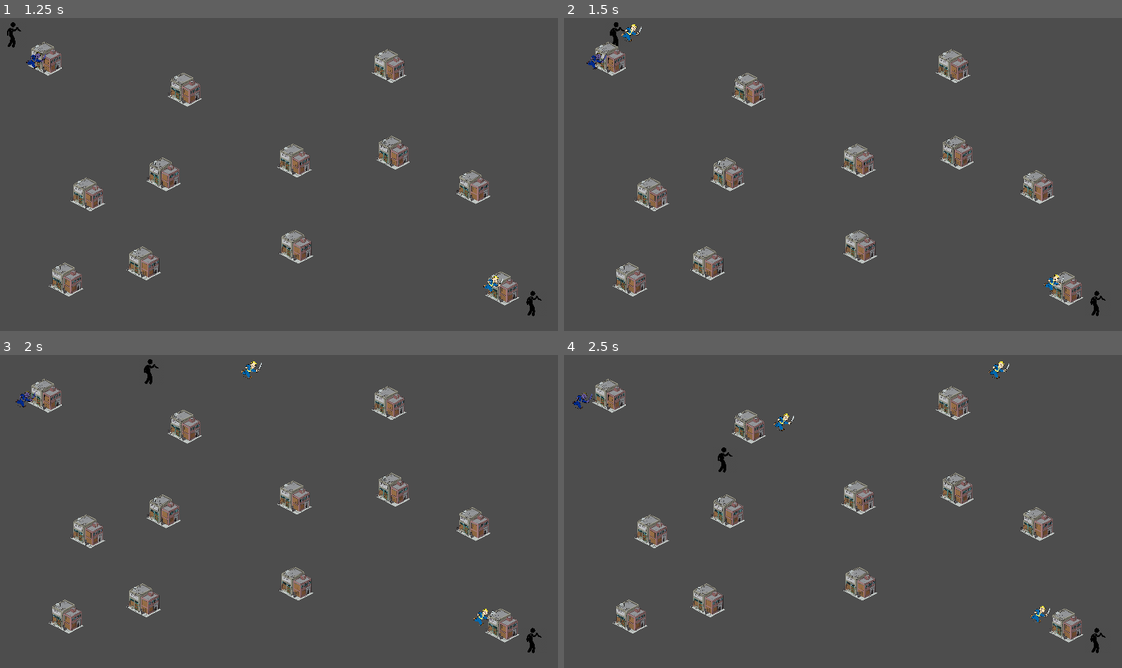
Above: before the commit, frames 1-4 (two rows, left to right).
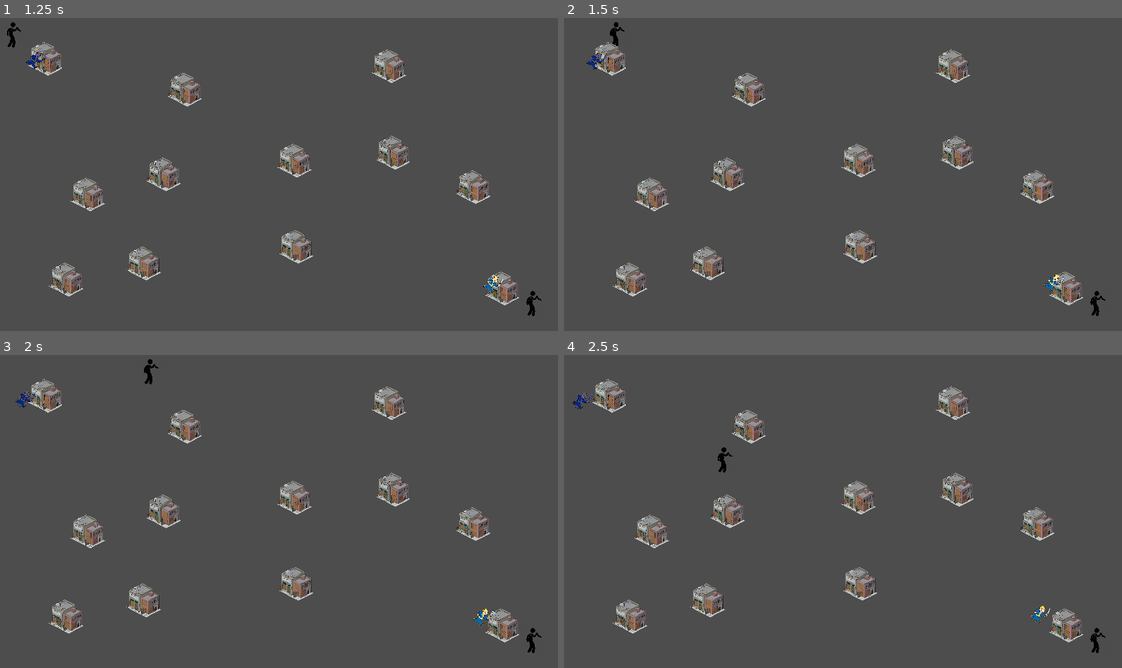
Above: after the commit, the same moments.

Repository: Alfenstein8/createjam
Game: Godot game, scene res://scenes/main_menu.tscn
Two runs of this game, one before a commit and one after it. Both use one fixed random seed, a clock stepped at 60 frames per second and the inputs below.
Inputs:
- Up to frame 1 (1.25 s): click "GANG" at 0.5 s
- Up to frame 2 (1.5 s): hold D (p1_right) from 1.28 s (still down); tap R (p1_shoot) at 1.35 s
- Up to frame 3 (2 s): keep holding D (p1_right); tap . (p2_shoot) at 1.55 s
- Up to frame 4 (2.5 s): release D (p1_right) at 2.03 s; hold S (p1_down) from 2.03 s (still down); tap . (p2_shoot) at 2.1 s; tap R (p1_shoot) at 2.3 s

Frame 1 is identical in both runs. In frame 2, less than 0.1% of the frame differs, in the area x 10-14%, y 2-8%; in frame 3, less than 0.1%; in frame 4, 0.2%, in the area x 37-80%, y 2-25%.

Commit message:
Added gangmembers as ammo for shooting in player script

Diff:
--- a/Scripts/gangmember.gd
+++ b/Scripts/gangmember.gd
@@ -33,7 +33,7 @@
 		mv_state.RUN:
 			move(position+run_dir,run_speed,delta)
 		mv_state.FOLLOW:
-			move(player_follow.position,movement_speed,delta)
+			move(player_follow.position,run_speed*4,delta)
 
 
 
--- a/Scripts/player.gd
+++ b/Scripts/player.gd
@@ -27,7 +27,10 @@
 		if Input.is_action_pressed("p1_up"):
 			velocity.y -= 1
 		if Input.is_action_just_pressed("p1_shoot"):
-			shoot()
+			var pop_gang = gangmembers.pop_back()
+			if pop_gang != null:
+				pop_gang.queue_free()
+				shoot()
 		if Input.is_action_pressed("p1_interact"):
 			if (!buildings_in_range.is_empty()):
 				buildings_in_range[0].buy(self)
@@ -44,6 +47,9 @@
 		if Input.is_action_pressed("p2_up"):
 			velocity.y -= 1
 		if Input.is_action_just_pressed("p2_shoot"):
+			var pop_gang = gangmembers.pop_back()
+			if pop_gang != null:
+				pop_gang.queue_free()
 				shoot()
 		if Input.is_action_pressed("p2_interact"):
 			if (!buildings_in_range.is_empty()):
